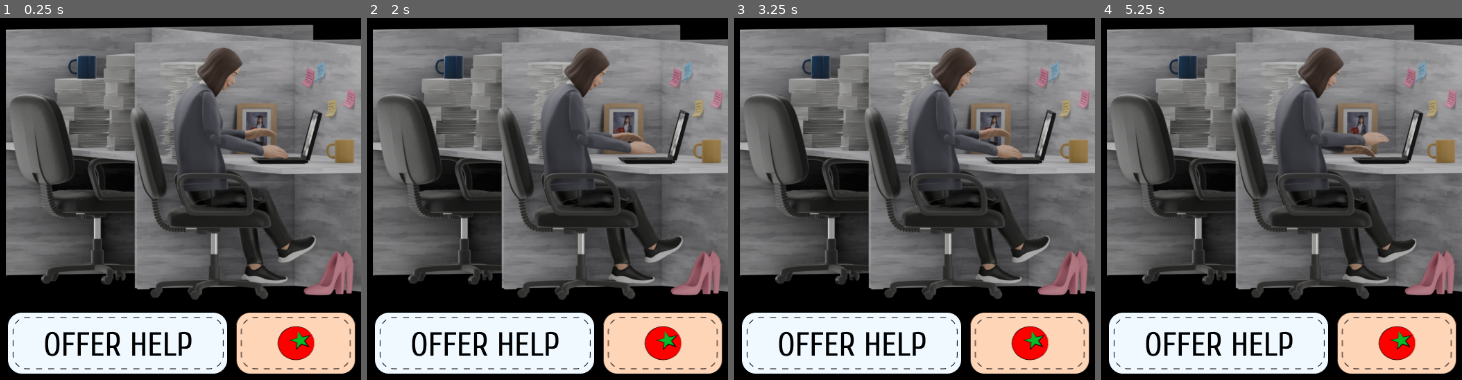
Above: before the commit, frames 1-4 (left to right).
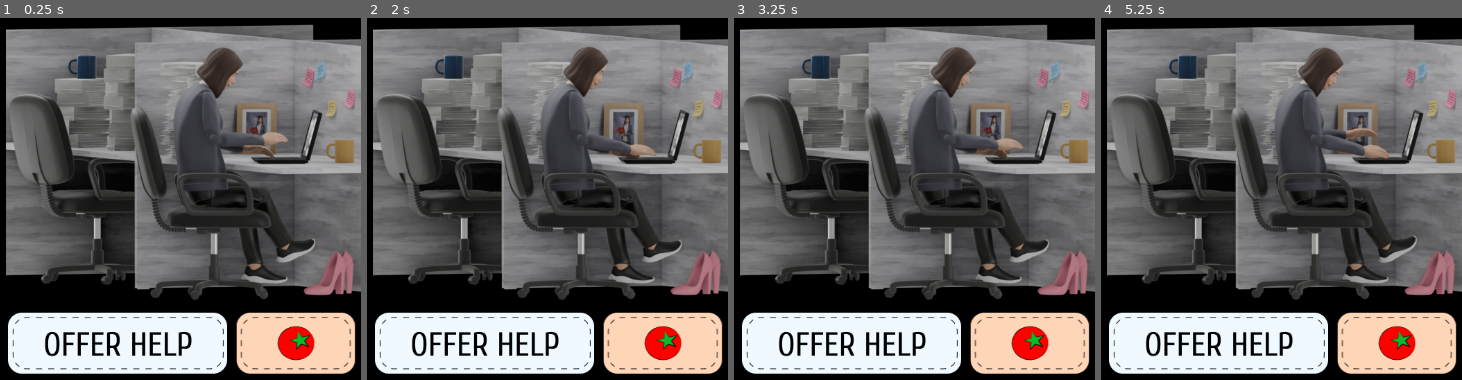
Above: after the commit, the same moments.

Repository: grkovalev/office-game
Game: Godot game, scene res://node.tscn
The game is run twice, just before and just after one commit, with the same random seed, the same clock (stepped at 60 frames per second) and the same inputs.
Inputs:
- Up to frame 1 (0.25 s): no input
- Up to frame 2 (2 s): no input
- Up to frame 3 (3.25 s): no input
- Up to frame 4 (5.25 s): no input

The runs differ from the first frame. In frame 1, 1.1% of the frame differs, in the area x 54-88%, y 12-68%; in frame 2, 0.7%; in frame 3, 1.0%; in frame 4, 1.1%.

Commit message:
added alternative animation for pomodorro
Added focused work animation that suppose to play for 15 min after pomodorro button is clicked

Diff:
--- a/node.tscn
+++ b/node.tscn
@@ -21,6 +21,12 @@
 [ext_resource type="Texture2D" uid="uid://cm1xeikq0148n" path="res://anim/idleanim/idleanim0015.png" id="19_m7n71"]
 [ext_resource type="Texture2D" uid="uid://dc8rnctbhlxwi" path="res://anim/idleanim/idleanim0016.png" id="20_prngn"]
 [ext_resource type="Texture2D" uid="uid://cuhqhkaemvp4f" path="res://anim/idleanim/idleanim0017.png" id="21_hq5fo"]
+[ext_resource type="Texture2D" uid="uid://dx63ka1u35kuk" path="res://anim/focusedanim/focusedanim0021.png" id="22_j31fo"]
+[ext_resource type="Texture2D" uid="uid://b4376frop5gup" path="res://anim/focusedanim/focusedanim0022.png" id="23_o6fs4"]
+[ext_resource type="Texture2D" uid="uid://cswfaxnv8bnsk" path="res://anim/focusedanim/focusedanim0023.png" id="24_twhnx"]
+[ext_resource type="Texture2D" uid="uid://roh0hbwxbx84" path="res://anim/focusedanim/focusedanim0024.png" id="25_1am0g"]
+[ext_resource type="Texture2D" uid="uid://d258vjdxdpf0b" path="res://anim/focusedanim/focusedanim0025.png" id="26_2wy2p"]
+[ext_resource type="Texture2D" uid="uid://cjpxhr2i55wgd" path="res://anim/focusedanim/focusedanim0026.png" id="27_w6pri"]
 
 [sub_resource type="SpriteFrames" id="SpriteFrames_rl2iq"]
 animations = [{
@@ -86,6 +92,32 @@
 "speed": 12.0
 }]
 
+[sub_resource type="SpriteFrames" id="SpriteFrames_nha2g"]
+animations = [{
+"frames": [{
+"duration": 1.0,
+"texture": ExtResource("22_j31fo")
+}, {
+"duration": 1.0,
+"texture": ExtResource("23_o6fs4")
+}, {
+"duration": 1.0,
+"texture": ExtResource("24_twhnx")
+}, {
+"duration": 1.0,
+"texture": ExtResource("25_1am0g")
+}, {
+"duration": 1.0,
+"texture": ExtResource("26_2wy2p")
+}, {
+"duration": 1.0,
+"texture": ExtResource("27_w6pri")
+}],
+"loop": true,
+"name": &"focused",
+"speed": 12.0
+}]
+
 [node name="main" type="Node2D"]
 script = ExtResource("1_sy5k4")
 
@@ -108,4 +140,13 @@
 sprite_frames = SubResource("SpriteFrames_rl2iq")
 animation = &"idle_working"
 autoplay = "idle_working"
-frame_progress = 0.06138146
+frame = 9
+frame_progress = 0.36056846
+
+[node name="anim_focused_office" type="AnimatedSprite2D" parent="."]
+position = Vector2(1452, 261)
+sprite_frames = SubResource("SpriteFrames_nha2g")
+animation = &"focused"
+autoplay = "focused"
+frame = 2
+frame_progress = 0.13055997
Binary file added: anim/focusedanim/focusedanim0021.png
Not shown, added: anim/focusedanim/focusedanim0021.png.import
Binary file added: anim/focusedanim/focusedanim0022.png
Not shown, added: anim/focusedanim/focusedanim0022.png.import
Binary file added: anim/focusedanim/focusedanim0023.png
Not shown, added: anim/focusedanim/focusedanim0023.png.import
Binary file added: anim/focusedanim/focusedanim0024.png
Not shown, added: anim/focusedanim/focusedanim0024.png.import
Binary file added: anim/focusedanim/focusedanim0025.png
Not shown, added: anim/focusedanim/focusedanim0025.png.import
Binary file added: anim/focusedanim/focusedanim0026.png
Not shown, added: anim/focusedanim/focusedanim0026.png.import
(and 1 more such lines)
